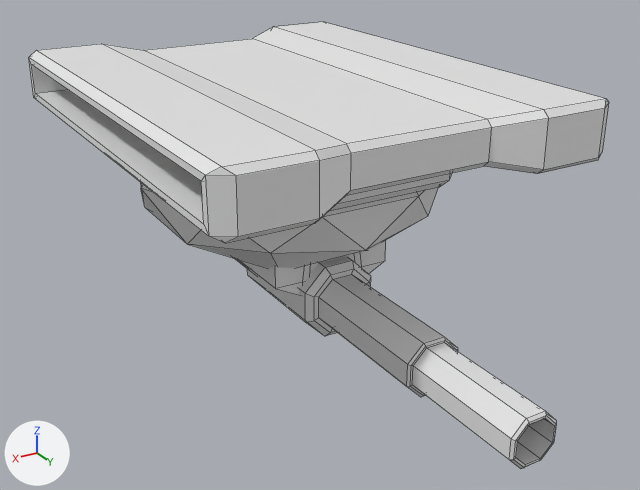
What one commit did to the Blender file Assets/Models/Tank.blend.
Before and after are seen from a camera (50 mm lens) standing at (2.03, 3.68, 0.98) and looking at (0.04, 0.36, -0.68). Arrows for +X, +Y and +Z are at lower left; the lights stay in place. Mesh edges are drawn as thin lines.
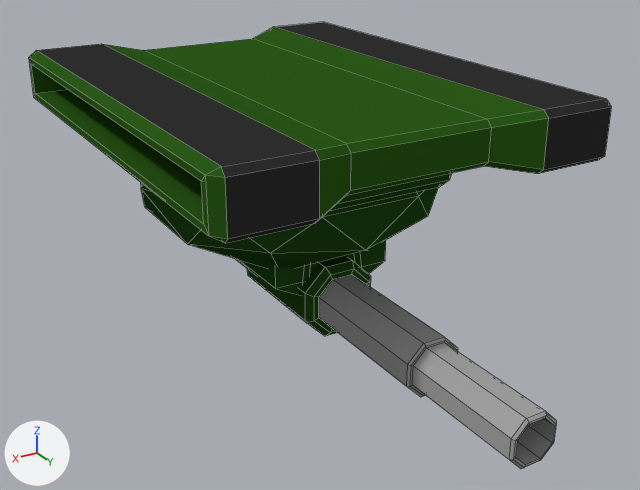
Where the change shows, as pixel boxes (x1, y1, x2, y2) in the pictures (640 x 490 px):
part 1 of me_cube_001, recoloured (white to green)
    both: (29, 27, 543, 236)
part 2 of me_cube_001, recoloured (grey to black)
    both: (29, 59, 67, 95)
part 3 of me_cube_001, recoloured (grey to green)
    both: (201, 110, 549, 234)
part 4 of me_cube_001, recoloured (white to black)
    both: (37, 22, 605, 167)
part 5 of me_icosphere, recoloured (white to grey)
    both: (319, 274, 556, 468)
part 6 of me_icosphere, recoloured (grey to black)
    both: (140, 173, 452, 336)

Patch to the scene script:
```diff
--- a/Assets/Models/Tank.blend.py
+++ b/Assets/Models/Tank.blend.py
@@ mat_material_002 @@
+mat_material_002 = diffuse_material('Material.002')
+mat_material_002.base_color = (0.376, 0.376, 0.376)  # grey #a5a5a5
@@ mat_material_003 @@
+mat_material_003 = diffuse_material('Material.003')
+mat_material_003.base_color = (0.0174, 0.07, 0.0101)  # dark green #244b1a
@@ mat_material_001 @@
+mat_material_001 = diffuse_material('Material.001')
+mat_material_001.base_color = (0.0291, 0.0291, 0.0291)  # black #303030
@@ mat_material @@
+mat_material = diffuse_material('Material')
+mat_material.base_color = (0.0239, 0.0985, 0.00934)  # dark green #2b5818
@@ me_cube_001 @@
 me_cube_001.from_pydata(...)  # 80 vertices, 74 faces; spans x -0.52..0.52, y -0.07..0.2, z -0.9..0.9
 # used by ob_cube_001; location = (0.0, 0.0, 0.0); rotation_euler = (-1.571, 0.0, 0.0), in degrees (-90, 0, 0); scale = (1.8, 1.0, 1.31)
+# me_cube_001 part 1: all 20 faces centred in x -0.52..0.52, y -0.06..0.19, z 0.0 switch from no material to mat_material (dark green #2b5818)
+# me_cube_001 part 2: all 19 faces centred in x -0.52..0.52, y -0.05..0.18, z -0.88..-0.8 switch from no material to mat_material (dark green #2b5818)
+# me_cube_001 part 3: all 19 faces centred in x -0.52..0.52, y -0.05..0.18, z 0.8..0.88 switch from no material to mat_material (dark green #2b5818)
+# me_cube_001 part 4: 16 of the faces centred in x -0.41..0.41, y -0.07..0.2, z -0.9..0.9 switch from no material to mat_material_001 (black #303030)
@@ me_icosphere @@
 me_icosphere.from_pydata(...)  # 264 vertices, 256 faces; spans x -0.82..0.82, y 0.19..1.12, z -0.82..1.8
 # used by ob_icosphere; location = (0.0, 0.0, 0.0); rotation_euler = (-1.571, 0.0, 0.0), in degrees (-90, 0, 0)
+# me_icosphere part 5: all 56 faces centred in x -0.13..0.13, y 0.81..1.06, z 0.83..1.8 switch from no material to mat_material_002 (grey #a5a5a5)
+# me_icosphere part 6: 199 of the faces centred in x -0.82..0.82, y 0.19..1.12, z -0.82..0.82 switch from no material to mat_material_003 (dark green #244b1a)
```
